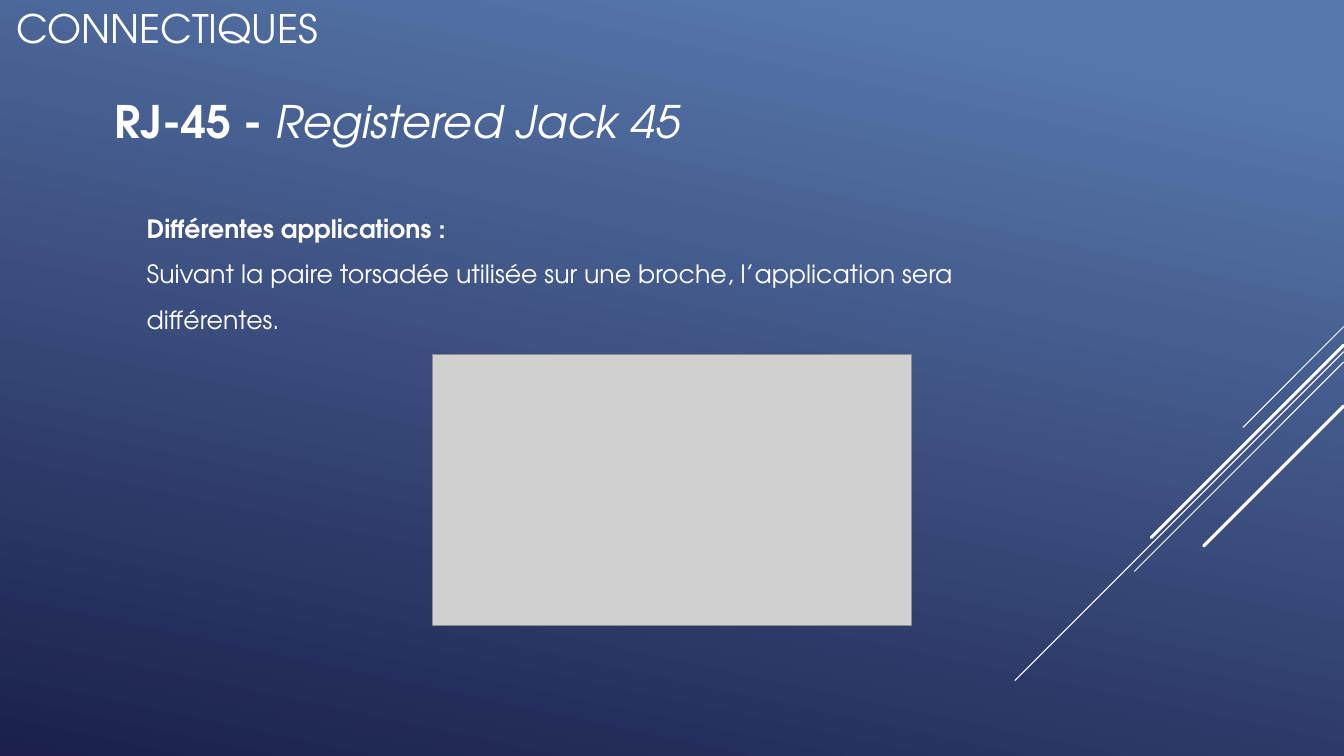
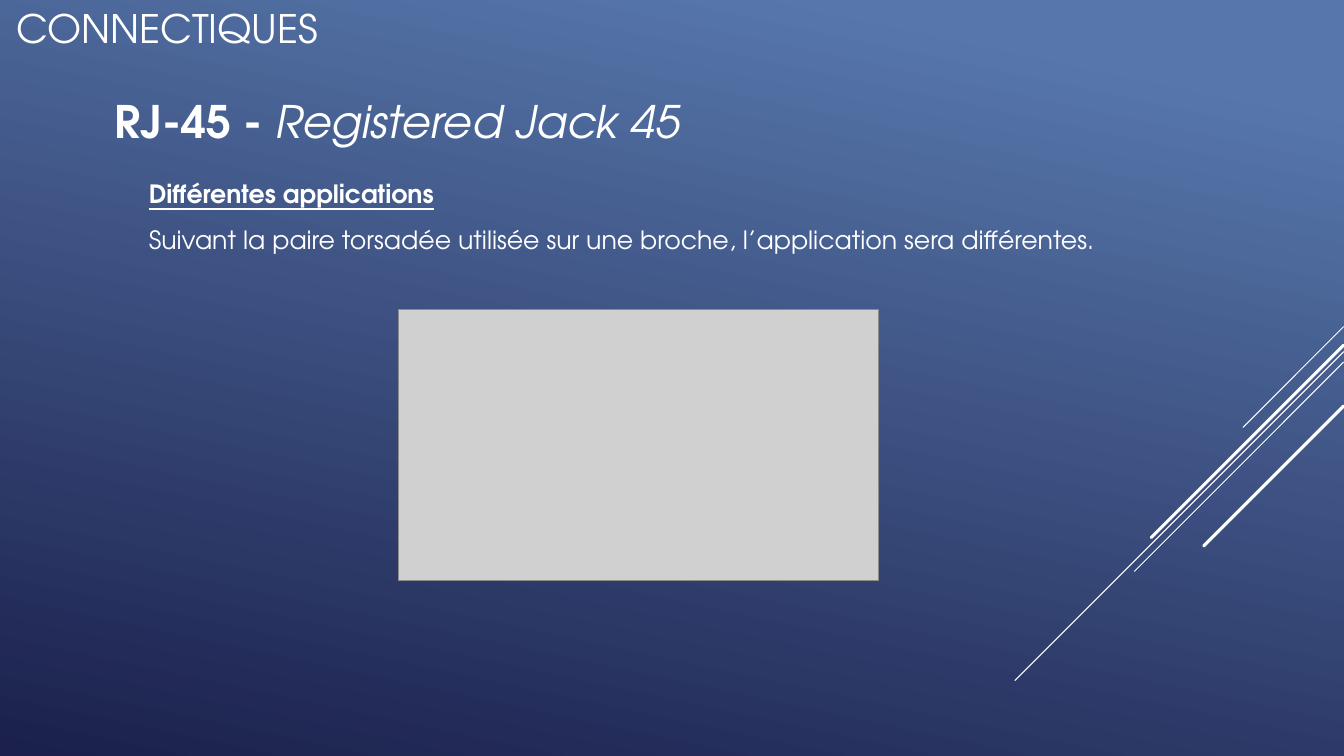
Before and after one commit to QuentinKrg/M214-Ethernet, a slide deck: slide 30 of Module 214 - Fabrication_Ethernet.pptx. Drawn at 1344x756 pixels with LibreOffice and Linux fonts; fonts in the diff are those of the drawing; grey boxes stand for pictures. Boxes give left, top, right and bottom in pixels: in the first picture for what was removed or moved away, otherwise in the second. Text is boxed around its words. In the diff, an @@ line names an element or a change of style, - is before the commit and + after.

```diff
--- a/Module 214 - Fabrication_Ethernet.pptx
+++ b/Module 214 - Fabrication_Ethernet.pptx
@@ text "Différentes applications": place and size @@
-text "Différentes applications" at bbox=[147, 217, 952, 330]
+text "Différentes applications" at bbox=[149, 182, 1094, 254]
@@ text at bbox=[149, 182, 434, 210]: text changed @@
-Différentes applications :
+Différentes applications
@@ picture: place and size @@
-picture at bbox=[433, 355, 912, 626]
+picture at bbox=[398, 310, 878, 581]
```
Also in this commit, not shown: 2 other slides changed, 3 slides added, 2 other files.
